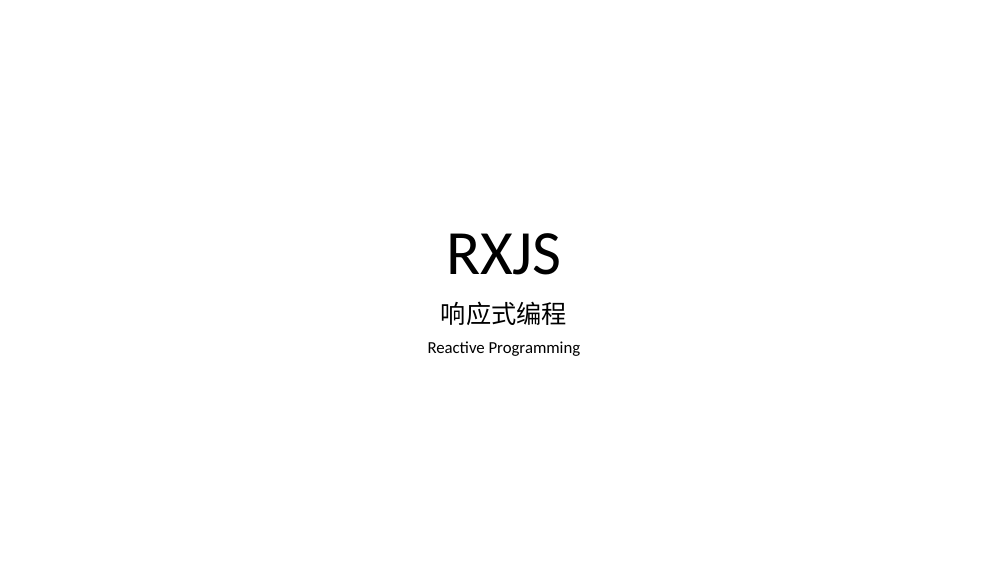
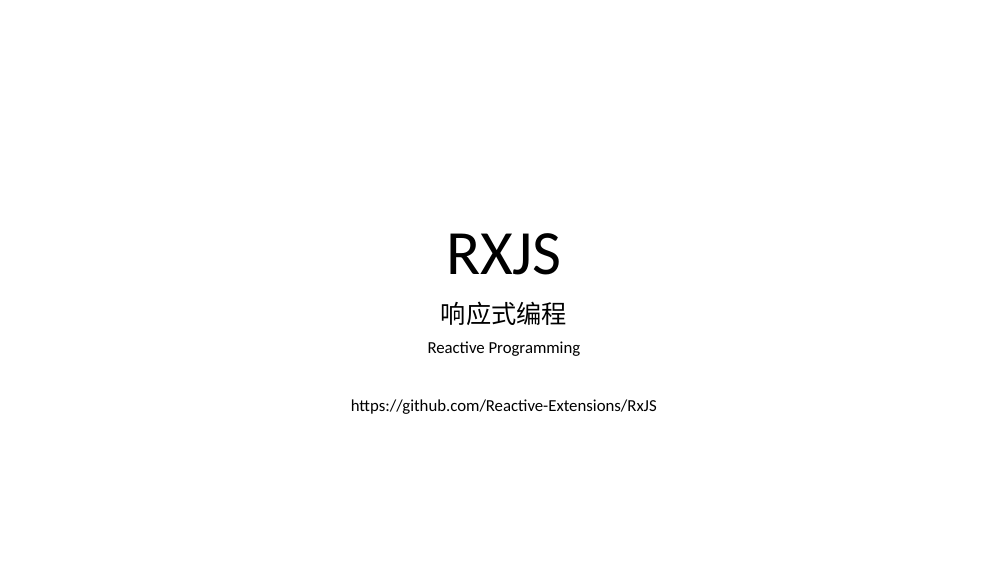
Before and after one commit to zhengqiangzi/share, a slide deck: slide 1 of rxjs.pptx. Drawn at 1008x567 pixels with LibreOffice and Linux fonts; fonts in the diff are those of the drawing. Boxes give left, top, right and bottom in pixels: in the first picture for what was removed or moved away, otherwise in the second. Text is boxed around its words. In the diff, an @@ line names an element or a change of style, - is before the commit and + after.

```diff
--- a/rxjs.pptx
+++ b/rxjs.pptx
@@ subtitle at [351, 399, 657, 414]: paragraph added @@
+https://github.com/Reactive-Extensions/RxJS
```
Also in this commit, not shown: 1 other slide changed, 3 other files.
